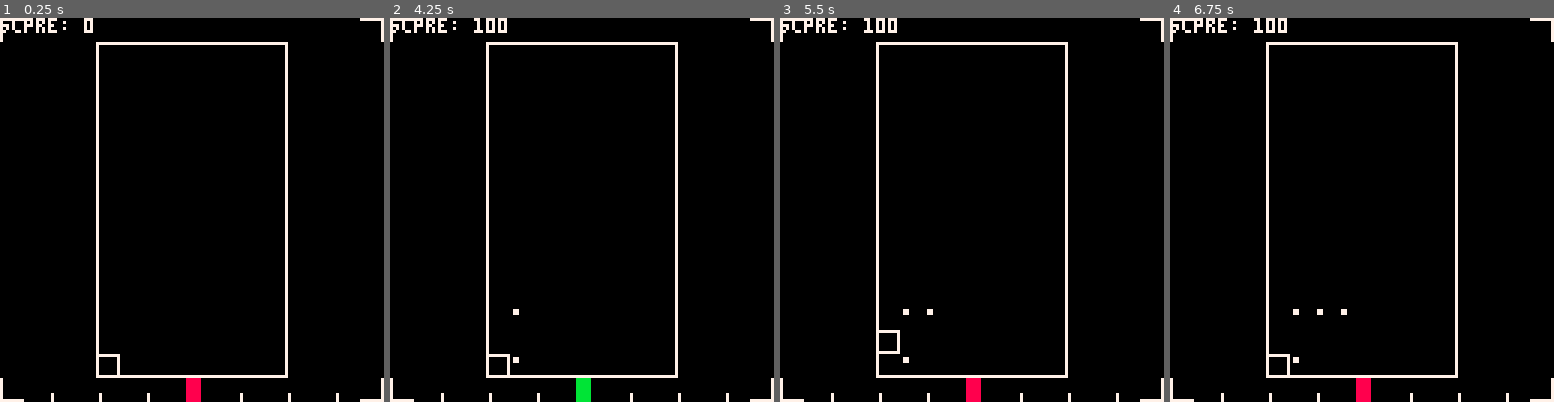
Above: before the commit, frames 1-4 (left to right).
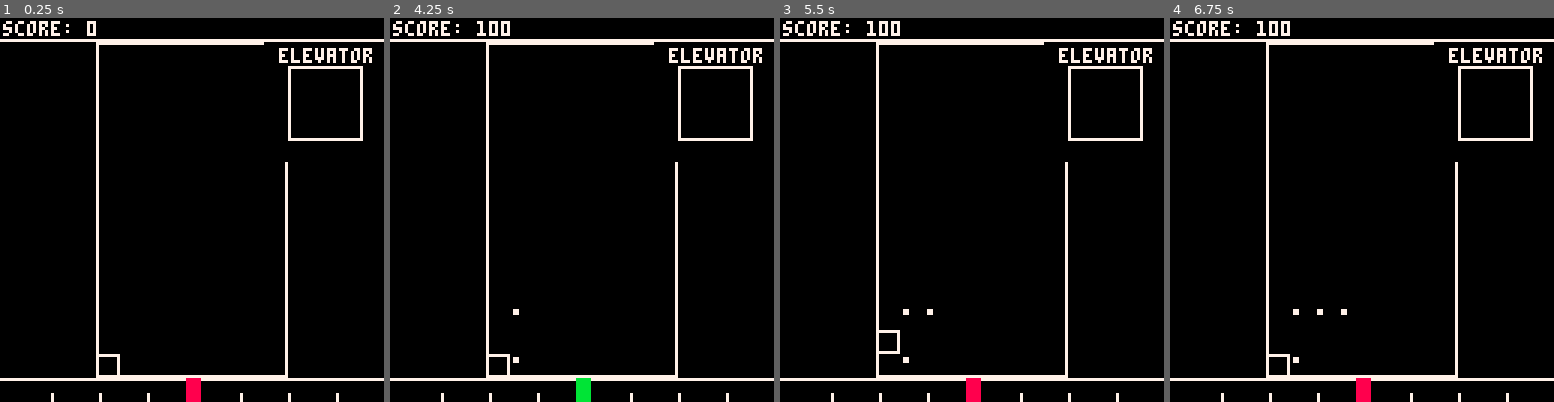
Above: after the commit, the same moments.

Repository: GerodruS/gj211219
Game: PICO-8 cartridge game.p8
Two runs of this game, one before a commit and one after it. Both use one fixed random seed, a clock stepped at 60 frames per second and the inputs below.
Inputs:
- Up to frame 1 (0.25 s): no input
- Up to frame 2 (4.25 s): hold Right 1.6-2.1 s; hold Up 2.15-2.42 s; hold Right 2.47-3.03 s; hold Left 3.08-3.58 s; hold Down 3.63-3.97 s; hold Right from 4.02 s (still down)
- Up to frame 3 (5.5 s): release Right at 4.68 s; hold Up 4.73-5.03 s; hold Left from 5.08 s (still down)
- Up to frame 4 (6.75 s): release Left at 5.68 s; hold Down 5.73-6.03 s; hold Right 6.08-6.58 s; hold Right from 6.63 s (still down)

The runs differ from the first frame. In frame 1, 3.7% of the frame differs, in the area x 0-100%, y 0-100%; in frame 2, 3.9%; in frame 3, 3.9%; in frame 4, 3.9%.

Commit message:
Started to draw elevator inside

Diff:
--- a/game.p8
+++ b/game.p8
@@ -53,6 +53,8 @@
 end
 -->8
 -- elevator and floors
+local passengers={0,0,0,0,0,0,0,0,0}
+
 function init_elevator()
  min_floor=1
  max_floor=3
@@ -115,6 +117,17 @@
   local yy=y+flr(i/3)*2
   rectfill(xx,yy,xx+1,yy+1,3)
  end
+
+ color(7)
+ print('elevator',93,10)
+ for i=0,8 do
+  local p=passengers[i+1]
+  if p~=0 then
+   local x=12*8+8*(i%3)+3
+   local y=2*8+8*flr(i/3)+2
+   print(p,x,y)
+  end
+ end
 end
 
 -->8
@@ -159,7 +172,7 @@
 end
 
 function draw_score()
- print('scpre: '..score)
+ print('score: '..score,1,1)
 end
 
 function delivary_completed()
@@ -237,13 +250,14 @@
 00000000700000000000000000000007000000000000000000000000000000000000000000000000000000000000000000000000000000000000000000000000
 00000000700000000000000000000007000000000000000000000000000000000000000000000000000000000000000000000000000000000000000000000000
 00000000777777777777777777777777000000000000000000000000000000000000000000000000000000000000000000000000000000000000000000000000
+00000000000000000000000000000000700000000000000000000000000000000000000000000000000000000000000000000000000000000000000000000000
 __map__
-0100000000000000000000000000000300000000000000000000000000000000000000000000000000000000000000000000000000000000000000000000000000000000000000000000000000000000000000000000000000000000000000000000000000000000000000000000000000000000000000000000000000000000
-0000000001020202020202030000000000000000000000000000000000000000000000000000000000000000000000000000000000000000000000000000000000000000000000000000000000000000000000000000000000000000000000000000000000000000000000000000000000000000000000000000000000000000
-0000000011000000000000130000000000000000000000000000000000000000000000000000000000000000000000000000000000000000000000000000000000000000000000000000000000000000000000000000000000000000000000000000000000000000000000000000000000000000000000000000000000000000
-0000000011000000000000130000000000000000000000000000000000000000000000000000000000000000000000000000000000000000000000000000000000000000000000000000000000000000000000000000000000000000000000000000000000000000000000000000000000000000000000000000000000000000
-0000000011000000000000130000000000000000000000000000000000000000000000000000000000000000000000000000000000000000000000000000000000000000000000000000000000000000000000000000000000000000000000000000000000000000000000000000000000000000000000000000000000000000
-0000000011000000000000130000000000000000000000000000000000000000000000000000000000000000000000000000000000000000000000000000000000000000000000000000000000000000000000000000000000000000000000000000000000000000000000000000000000000000000000000000000000000000
+2222222222222222222222222222222200000000000000000000000000000000000000000000000000000000000000000000000000000000000000000000000000000000000000000000000000000000000000000000000000000000000000000000000000000000000000000000000000000000000000000000000000000000
+0000000001020202020202000000000000000000000000000000000000000000000000000000000000000000000000000000000000000000000000000000000000000000000000000000000000000000000000000000000000000000000000000000000000000000000000000000000000000000000000000000000000000000
+0000000011000000000000000102021100000000000000000000000000000000000000000000000000000000000000000000000000000000000000000000000000000000000000000000000000000000000000000000000000000000000000000000000000000000000000000000000000000000000000000000000000000000
+0000000011000000000000001100001100000000000000000000000000000000000000000000000000000000000000000000000000000000000000000000000000000000000000000000000000000000000000000000000000000000000000000000000000000000000000000000000000000000000000000000000000000000
+0000000011000000000000001100001100000000000000000000000000000000000000000000000000000000000000000000000000000000000000000000000000000000000000000000000000000000000000000000000000000000000000000000000000000000000000000000000000000000000000000000000000000000
+0000000011000000000000000202023400000000000000000000000000000000000000000000000000000000000000000000000000000000000000000000000000000000000000000000000000000000000000000000000000000000000000000000000000000000000000000000000000000000000000000000000000000000
 0000000011000000000000130000000000000000000000000000000000000000000000000000000000000000000000000000000000000000000000000000000000000000000000000000000000000000000000000000000000000000000000000000000000000000000000000000000000000000000000000000000000000000
 0000000011000000000000130000000000000000000000000000000000000000000000000000000000000000000000000000000000000000000000000000000000000000000000000000000000000000000000000000000000000000000000000000000000000000000000000000000000000000000000000000000000000000
 0000000011000000000000130000000000000000000000000000000000000000000000000000000000000000000000000000000000000000000000000000000000000000000000000000000000000000000000000000000000000000000000000000000000000000000000000000000000000000000000000000000000000000
@@ -253,134 +267,134 @@
 0000000011000000000000130000000000000000000000000000000000000000000000000000000000000000000000000000000000000000000000000000000000000000000000000000000000000000000000000000000000000000000000000000000000000000000000000000000000000000000000000000000000000000
 0000000011000000000000130000000000000000000000000000000000000000000000000000000000000000000000000000000000000000000000000000000000000000000000000000000000000000000000000000000000000000000000000000000000000000000000000000000000000000000000000000000000000000
 0000000021222222222222230000000000000000000000000000000000000000000000000000000000000000000000000000000000000000000000000000000000000000000000000000000000000000000000000000000000000000000000000000000000000000000000000000000000000000000000000000000000000000
-2100000000000000000000000000002300000000000000000000000000000000000000000000000000000000000000000000000000000000000000000000000000000000000000000000000000000000000000000000000000000000000000000000000000000000000000000000000000000000000000000000000000000000
-…(130 lines of a section not shown)…
+0202020202020202020202020202020200000000000000000000000000000000000000000000000000000000000000000000000000000000000000000000000000000000000000000000000000000000000000000000000000000000000000000000000000000000000000000000000000000000000000000000000000000000
+…(130 lines of a section not shown)…
